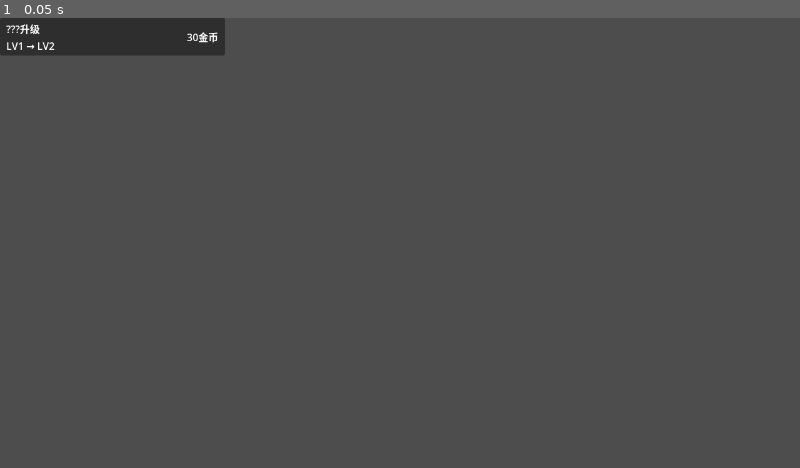
Above: before the commit, frame 1.
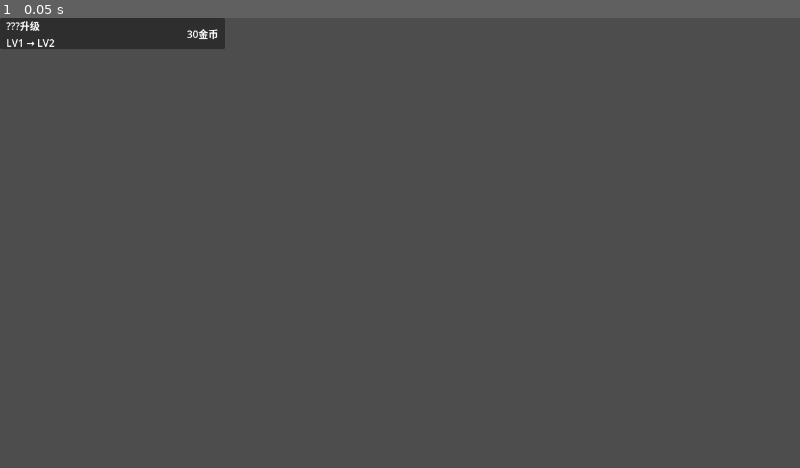
Above: after the commit, the same moment.

Repository: TianYu0321/Hero-Battle
Game: Godot game, scene res://scenes/run_main/shop_item_button.tscn
The game is run twice, just before and just after one commit, with the same random seed, the same clock (stepped at 60 frames per second) and the same inputs. This scene is started directly instead of the project's main scene.
Inputs:
- Up to frame 1 (0.05 s): no input

The runs differ from the first frame. In frame 1, 0.6% of the frame differs, in the area x 0-29%, y 0-9%.

Commit message:
0511bug修复

Diff:
--- a/scenes/run_main/run_main.tscn
+++ b/scenes/run_main/run_main.tscn
@@ -453,13 +453,24 @@
 horizontal_alignment = 1
 vertical_alignment = 1
 
+[node name="UIModalBlocker" type="ColorRect" parent="."]
+visible = false
+layout_mode = 1
+anchors_preset = 15
+anchor_right = 1.0
+anchor_bottom = 1.0
+grow_horizontal = 2
+grow_vertical = 2
+color = Color(0, 0, 0, 0.3)
+mouse_filter = 1
+
 [node name="ShopPanel" type="Panel" parent="."]
 visible = false
 layout_mode = 0
 offset_left = 440.0
-offset_top = 200.0
+offset_top = 140.0
 offset_right = 840.0
-offset_bottom = 480.0
+offset_bottom = 540.0
 
 [node name="ContentVBox" type="VBoxContainer" parent="ShopPanel"]
 layout_mode = 1
@@ -493,15 +504,5 @@
 layout_mode = 2
 text = "关闭"
 
-[node name="UIModalBlocker" type="ColorRect" parent="."]
-visible = false
-layout_mode = 1
-anchors_preset = 15
-anchor_right = 1.0
-anchor_bottom = 1.0
-grow_horizontal = 2
-grow_vertical = 2
-color = Color(0, 0, 0, 0.3)
-
 [node name="BattleSummaryPanel" parent="." instance=ExtResource("3_bsp")]
 visible = false
--- a/scenes/run_main/shop_item_button.tscn
+++ b/scenes/run_main/shop_item_button.tscn
@@ -3,7 +3,7 @@
 [ext_resource type="Script" path="res://scenes/run_main/shop_item_button.gd" id="1_shopitem"]
 
 [node name="ShopItemButton" type="Button"]
-custom_minimum_size = Vector2(360, 60)
+custom_minimum_size = Vector2(360, 50)
 script = ExtResource("1_shopitem")
 
 [node name="InfoContainer" type="VBoxContainer" parent="."]
Not shown, added: Docs/0511改动/task-card-shop-ui-fix-v2.md
